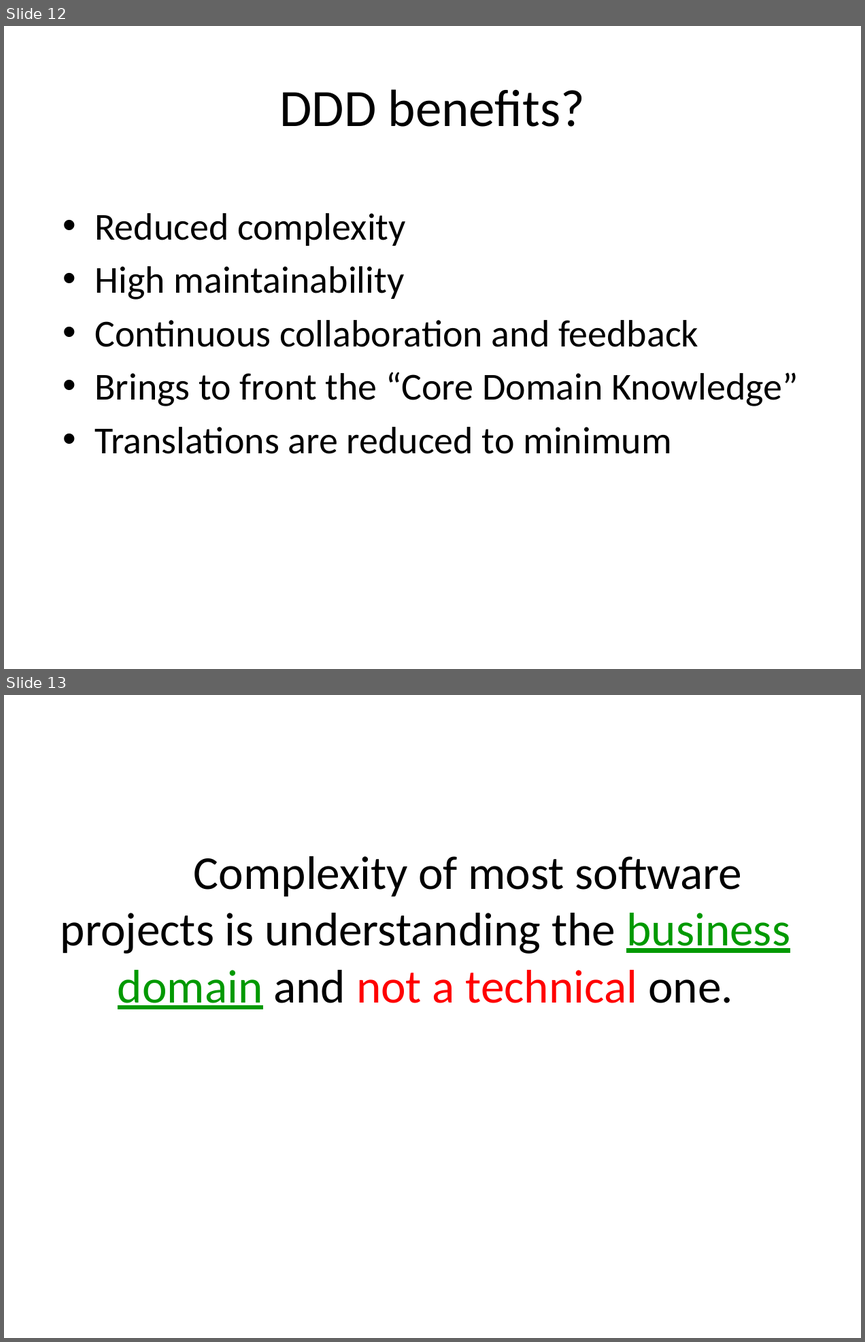
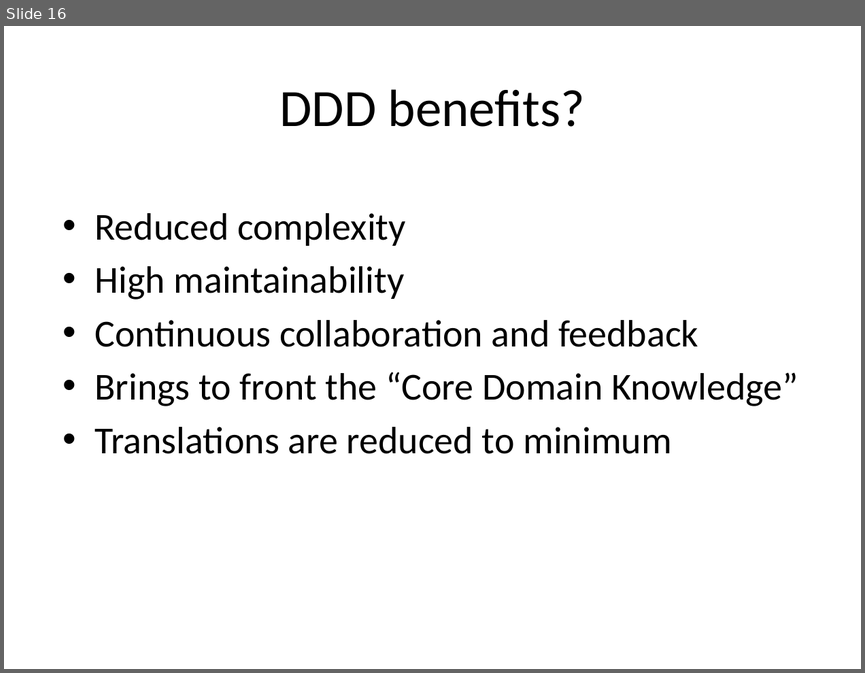
Before and after one commit to arturtv/dddpresentation, a slide deck: Domain-DrivenDesign.A.Trosin.pptx. Shown one above the other, each under a label of ours: slides 12 and 13 before the commit, slide 16 after it. The pictures are 865x1342 and 865x673 pixels, drawn with LibreOffice and Linux fonts; fonts in the diff are those of the drawing. Boxes give left, top, right and bottom in pixels: in the first picture for what was removed or moved away, otherwise in the second. Text is boxed around its words. In the diff, an @@ line names an element or a change of style, - is before the commit and + after.

```diff
--- a/Domain-DrivenDesign.A.Trosin.pptx
+++ b/Domain-DrivenDesign.A.Trosin.pptx
@@ slide 13 removed at bbox=[4, 695, 861, 1338], background #FFFFFF @@
@@ title removed at bbox=[60, 856, 790, 1009] @@
-Complexity of most software projects is understanding the business domain and not a technical one.
@@ what was slide 12 is now slide 16 @@
```
Also in this commit, not shown: 1 slide changed, 1 other slide removed.
